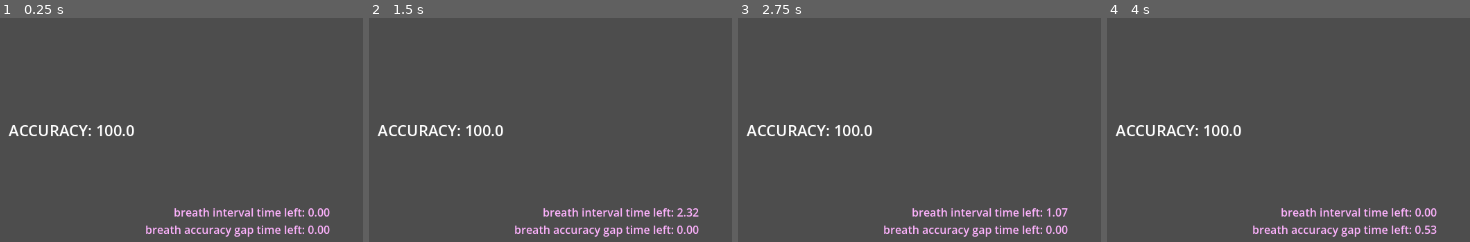
Above: before the commit, frames 1-4 (left to right).
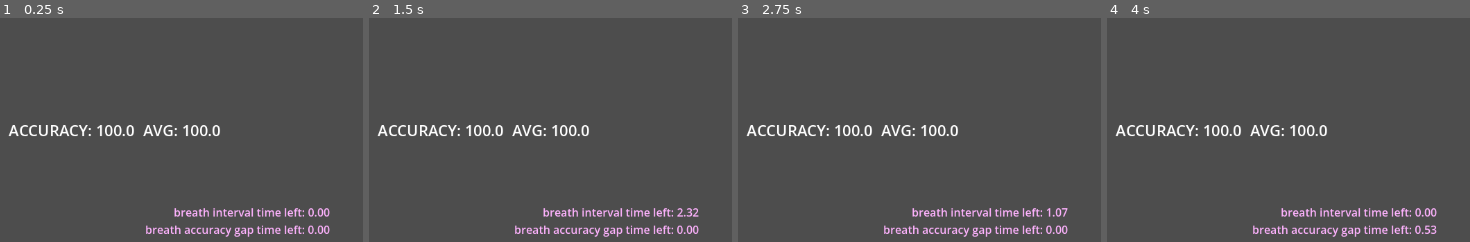
Above: after the commit, the same moments.

Repository: Xintegrate-Studios/cwu-breathing-mechanic
Game: Godot game, scene res://src/main/main.tscn
The game is run twice, just before and just after one commit, with the same random seed, the same clock (stepped at 60 frames per second) and the same inputs.
Inputs:
- Up to frame 1 (0.25 s): no input
- Up to frame 2 (1.5 s): tap Enter at 0.5 s; hold Right 0.53-1.28 s; hold \ (input) 0.53-1.28 s; tap Space at 1.25 s; hold Down from 1.28 s (still down); tap \ (input) at 1.35 s
- Up to frame 3 (2.75 s): tap Enter at 2 s; release Down at 2.03 s; hold Right from 2.03 s (still down); hold \ (input) from 2.03 s (still down); tap Alt at 2.1 s
- Up to frame 4 (4 s): tap Space at 2.75 s; release Right at 2.78 s; release \ (input) at 2.78 s; hold Up 2.78-3.53 s; tap Shift at 2.85 s; tap \ (input) at 3.05 s; tap Enter at 3.5 s; hold Left from 3.53 s (still down); hold \ (input) from 3.53 s (still down)
The pictures show only the part of the screen within x 43-92%, y 45-95%; the shares and areas given below are measured in that part.

The runs differ from the first frame. In frame 1, 0.5% of the frame differs, in the area x 39-61%, y 47-53%; in frame 2, 0.5%; in frame 3, 0.5%; in frame 4, 0.5%.

Commit message:
accuracy!!

Diff:
--- a/src/main/main.gd
+++ b/src/main/main.gd
@@ -4,6 +4,9 @@
 var accuracy : float = 100.0
 var first_breath : bool = true
 var breathing_phase : String = "inhale"  # "inhale" or "exhale"
+var total_score : float = 0.0
+var hits_count : int = 0
+var cumulative_accuracy : float = 100.0
 
 var input_pressed : bool = false:
 	set(value):
@@ -28,13 +31,32 @@
 	$infolbls/breathing_phase.text = "phase: " + breathing_phase
 
 
-	$infolbls/accuracy.text = "ACCURACY: " + str(accuracy)
+	$infolbls/accuracy.text = "ACCURACY: " + str(accuracy) + "  AVG: " + str(cumulative_accuracy)
 	if accuracy <= 60.0 and accuracy > 30:
 		$infolbls/accuracy.modulate = Color(1.0, 1.0, 0.49, 1.0)
 	elif accuracy <= 30.0:
 		$infolbls/accuracy.modulate = Color(1.0, 0.0, 0.0, 1.0)
 	else:
 		$infolbls/accuracy.modulate = Color(1.0, 1.0, 1.0, 1.0)
+
+
+func _calculate_accuracy() -> float:
+	# Calculate accuracy as a percentage (0..100) based on how close
+	# the player's input was to the center of the accuracy window.
+	# If it's the very first breath, return perfect score.
+	var t = $Timers/breath_accuracy_cap
+	if first_breath:
+		return 100.0
+	if t.wait_time <= 0.0:
+		return 0.0
+	var ideal = t.wait_time / 2.0
+	var tl = t.time_left
+	var dist = abs(tl - ideal)
+	var normalized = 0.0
+	if ideal > 0.0:
+		normalized = clamp(1.0 - (dist / ideal), 0.0, 1.0)
+	var percent = normalized * 100.0
+	return round(percent * 100.0) / 100.0
 
 
 
@@ -53,7 +75,13 @@
 		# For the very first inhale, allow success even if accuracy timer
 		# wasn't started. Clear `first_breath` only when inhale succeeds.
 		if $Timers/breath_accuracy_cap.time_left > 0.0 or first_breath:
-			print("hoorah - inhale success")
+			# Compute accuracy before stopping the timer so time_left is valid
+			accuracy = _calculate_accuracy()
+			# update cumulative
+			total_score += accuracy
+			hits_count += 1
+			cumulative_accuracy = round((total_score / hits_count) * 100.0) / 100.0
+			print("hoorah - inhale success - accuracy: " + str(accuracy) + "  AVG: " + str(cumulative_accuracy))
 			$Timers/breath_accuracy_cap.stop()
 			breathing_phase = "exhale"
 			first_breath = false
@@ -64,7 +92,14 @@
 	# Validate exhale (button press - player starts holding again)
 	elif Input.is_action_just_pressed("input") and breathing_phase == "exhale":
 		if $Timers/breath_accuracy_cap.time_left > 0.0:
-			print("hoorah - exhale success")
+			# Compute accuracy based on when the player pressed during the
+			# accuracy window.
+			accuracy = _calculate_accuracy()
+			# update cumulative
+			total_score += accuracy
+			hits_count += 1
+			cumulative_accuracy = round((total_score / hits_count) * 100.0) / 100.0
+			print("hoorah - exhale success - accuracy: " + str(accuracy) + "  AVG: " + str(cumulative_accuracy))
 			$Timers/breath_accuracy_cap.stop()
 			breathing_phase = "inhale"
 			$Timers/breath_interval.start()
